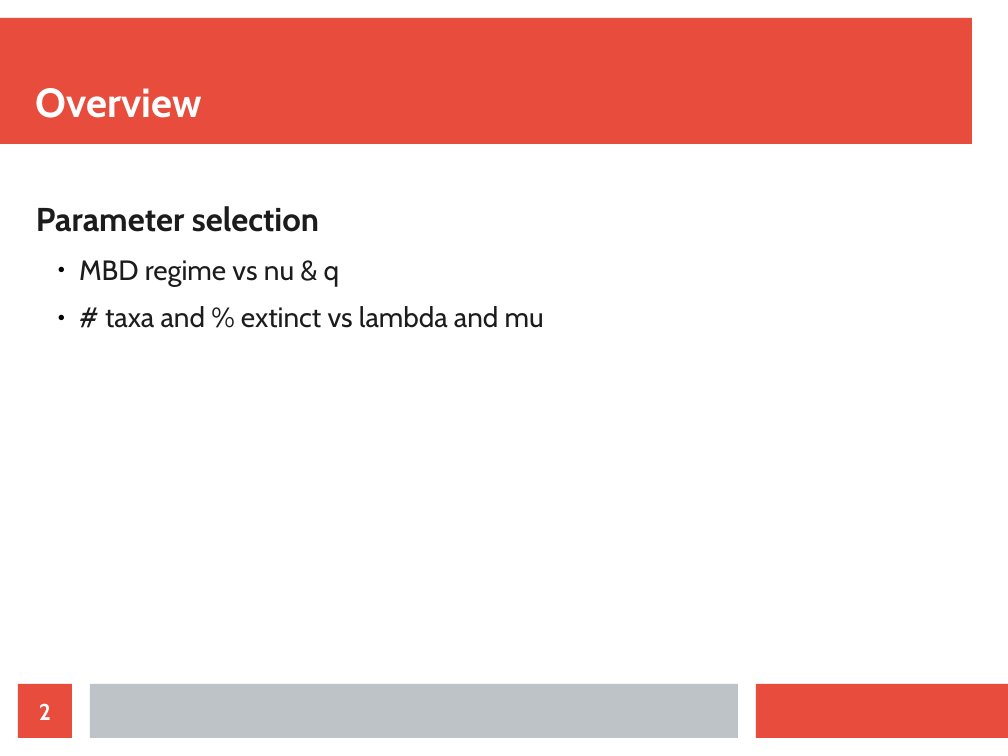
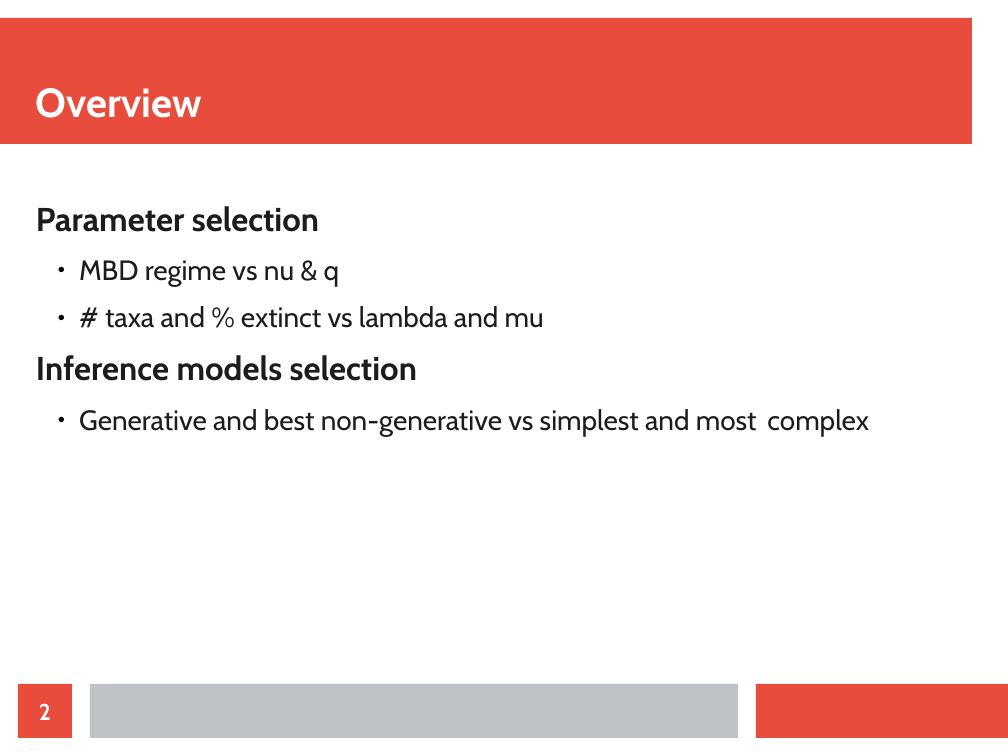
Before and after one commit to richelbilderbeek/razzo, a slide deck: slide 2 of doc/choices.odp. Drawn at 1008x756 pixels with LibreOffice and Linux fonts; fonts in the diff are those of the drawing. Boxes give left, top, right and bottom in pixels: in the first picture for what was removed or moved away, otherwise in the second. Text is boxed around its words. In the diff, an @@ line names an element or a change of style, - is before the commit and + after.

Commit message:
Overview of razzo choices

```diff
--- a/doc/choices.odp
+++ b/doc/choices.odp
@@ text at (36,355,869,436): paragraphs added @@
+Inference models selection
+  ● Generative and best non-generative vs simplest and most complex
```
Also in this commit, not shown: 1 other slide changed, 4 slides added, 3 other files.
